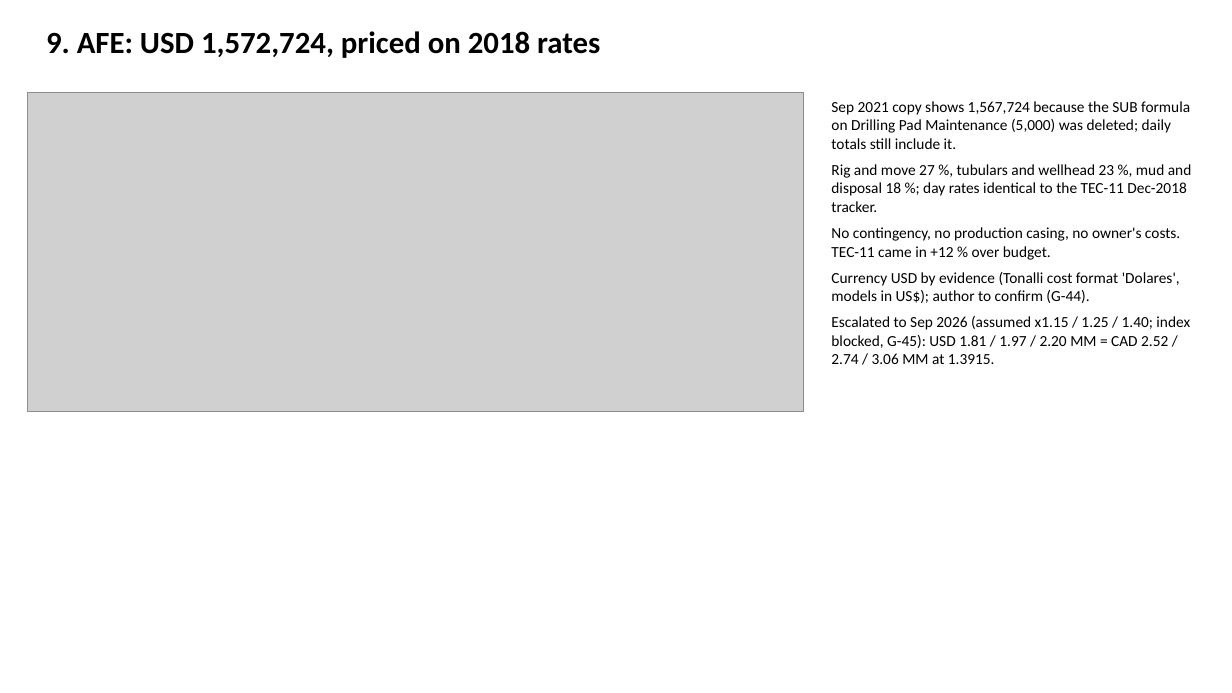
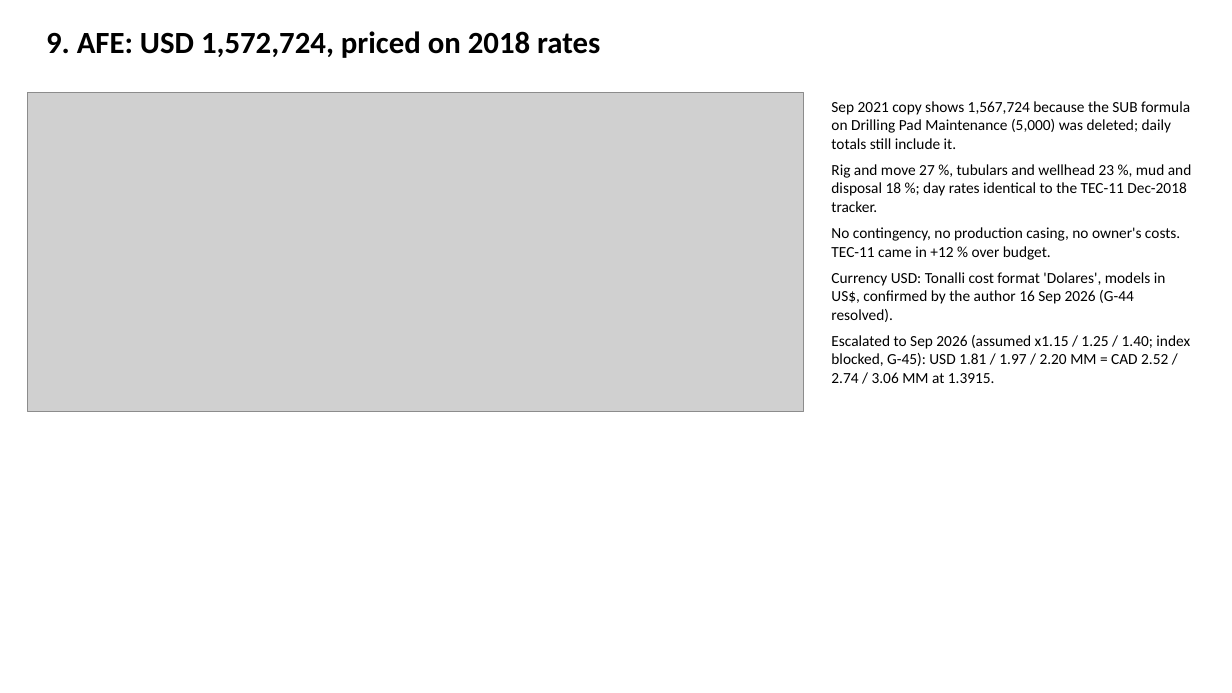
Before and after one commit to gunner1976/git_practice, a slide deck: slide 10 of docs/Tecolutla_TEC12_Handover.pptx. Drawn at 1232x693 pixels with LibreOffice and Linux fonts; fonts in the diff are those of the drawing; grey boxes stand for pictures. Boxes give left, top, right and bottom in pixels: in the first picture for what was removed or moved away, otherwise in the second. Text is boxed around its words. In the diff, an @@ line names an element or a change of style, - is before the commit and + after.

```diff
--- a/docs/Tecolutla_TEC12_Handover.pptx
+++ b/docs/Tecolutla_TEC12_Handover.pptx
@@ text at (831, 272, 1166, 322): text changed @@
-Currency USD by evidence (Tonalli cost format 'Dolares', models in US$); author to confirm (G-44).
+Currency USD: Tonalli cost format 'Dolares', models in US$, confirmed by the author 16 Sep 2026 (G-44 resolved).
```
Also in this commit, not shown: 4 other slides changed, 17 other files.
